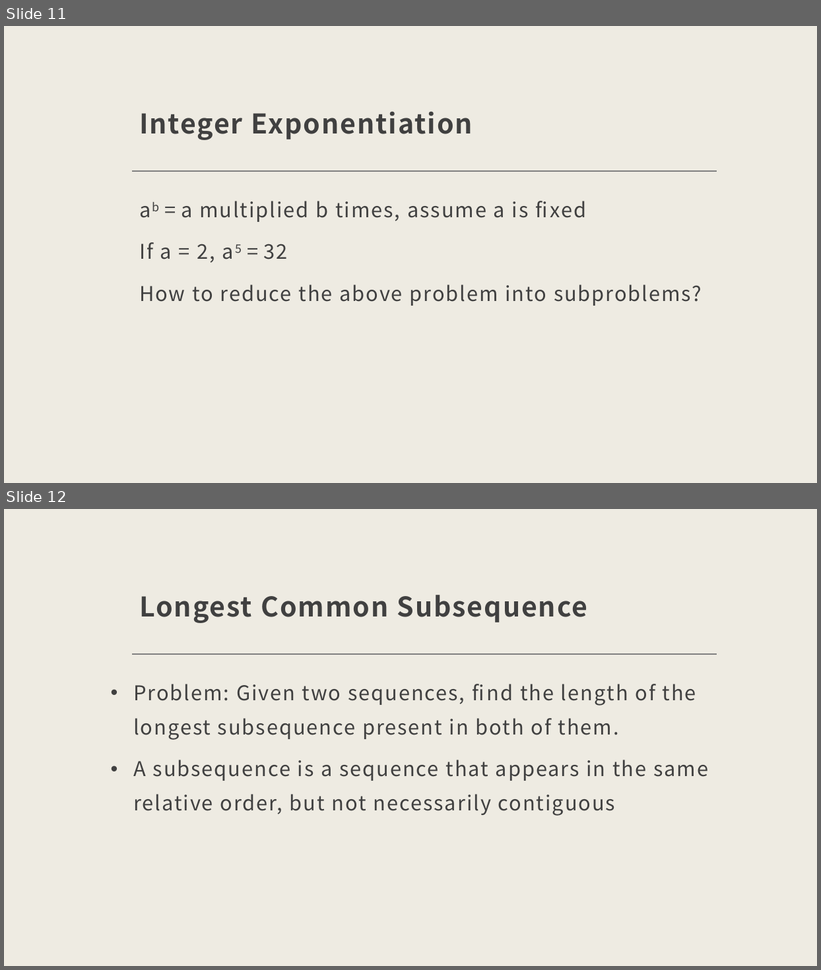
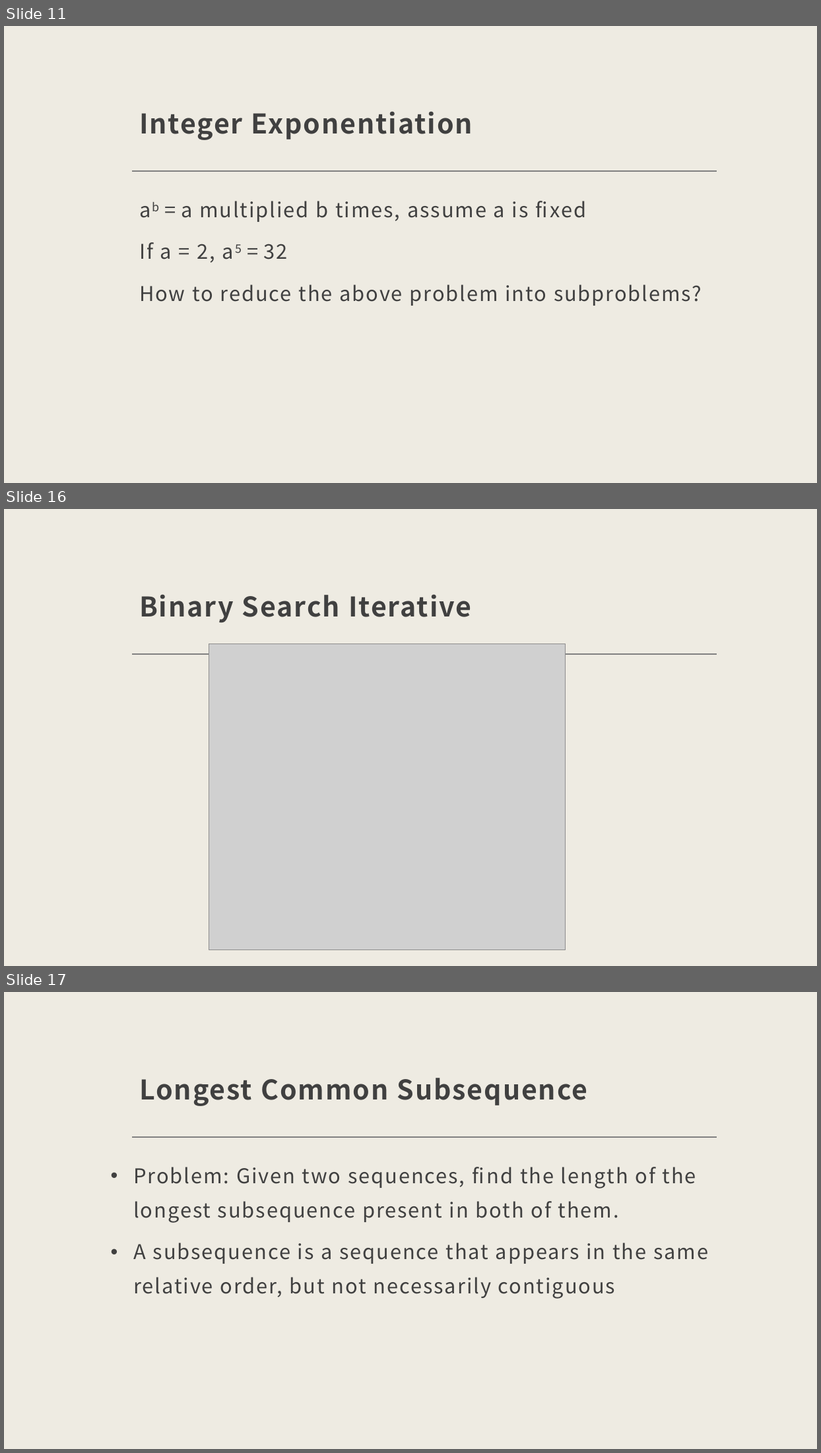
Before and after one commit to KarinaSang/Teaching, a slide deck: CCC_Senior/Week6/Week6.pptx. Shown one above the other, each under a label of ours: slides 11 and 12 before the commit, slides 11, 16 and 17 after it; the slides between them are not shown. The pictures are 821x970 and 821x1453 pixels, drawn with LibreOffice and Linux fonts; fonts in the diff are those of the drawing; grey boxes stand for pictures. Boxes give left, top, right and bottom in pixels: in the first picture for what was removed or moved away, otherwise in the second. Text is boxed around its words. In the diff, an @@ line names an element or a change of style, - is before the commit and + after.

```diff
--- a/CCC_Senior/Week6/Week6.pptx
+++ b/CCC_Senior/Week6/Week6.pptx
@@ slide 16 added at box(4, 509, 817, 966), background #EEEBE2; not listed: 1 template element that a slide beside it also shows @@
@@ title added at box(139, 594, 471, 623), 32 pt, text #404040, bold @@
+Binary Search Iterative
@@ picture added at box(209, 644, 566, 950) @@
@@ what was slide 12 is now slide 17 @@
```
Also in this commit, not shown: 4 other slides added, 22 other files.
